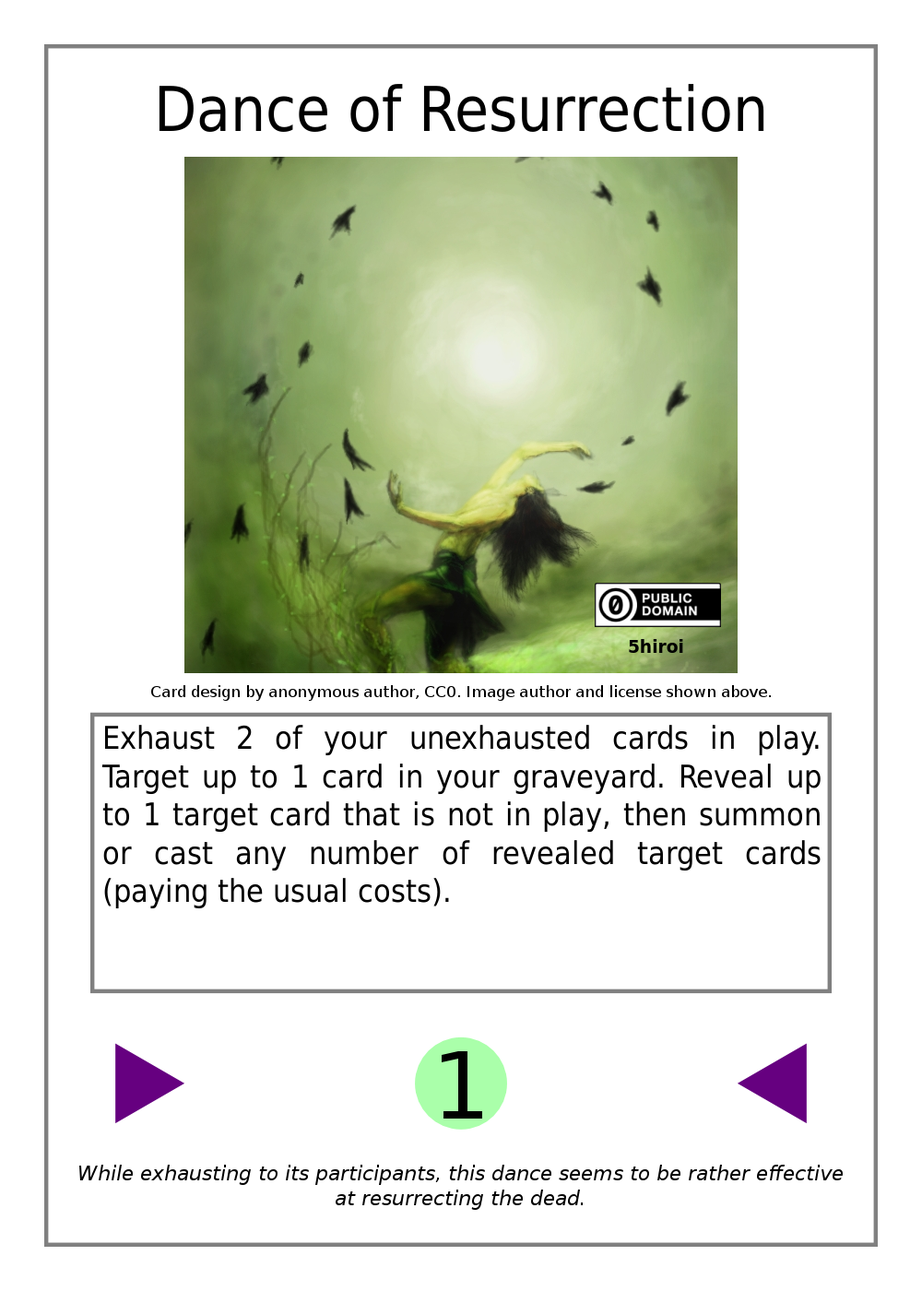
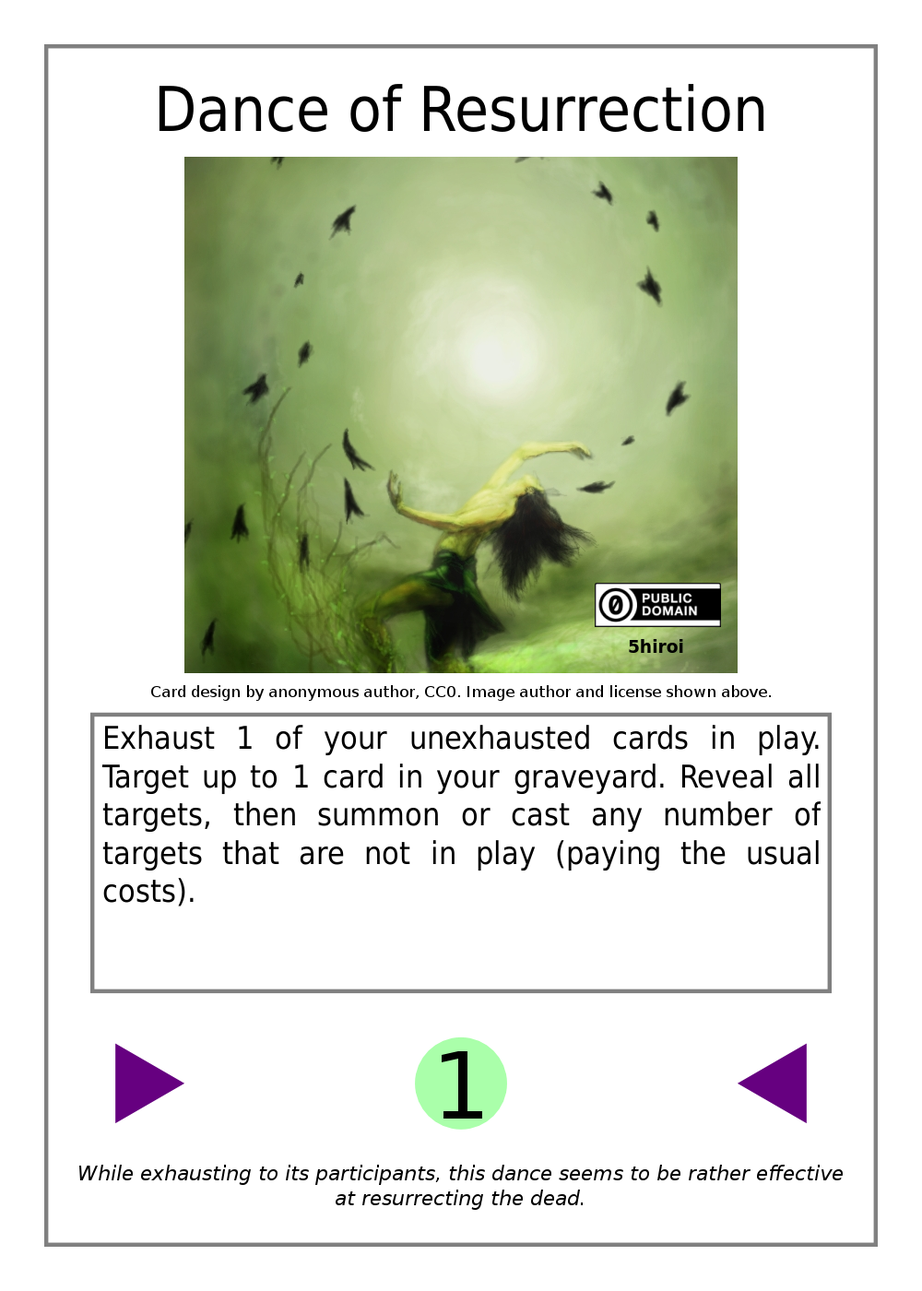
Layer changes from the first (922, 1291) image to the second:
painted on "Effect Text" over [102,725,822,910]
